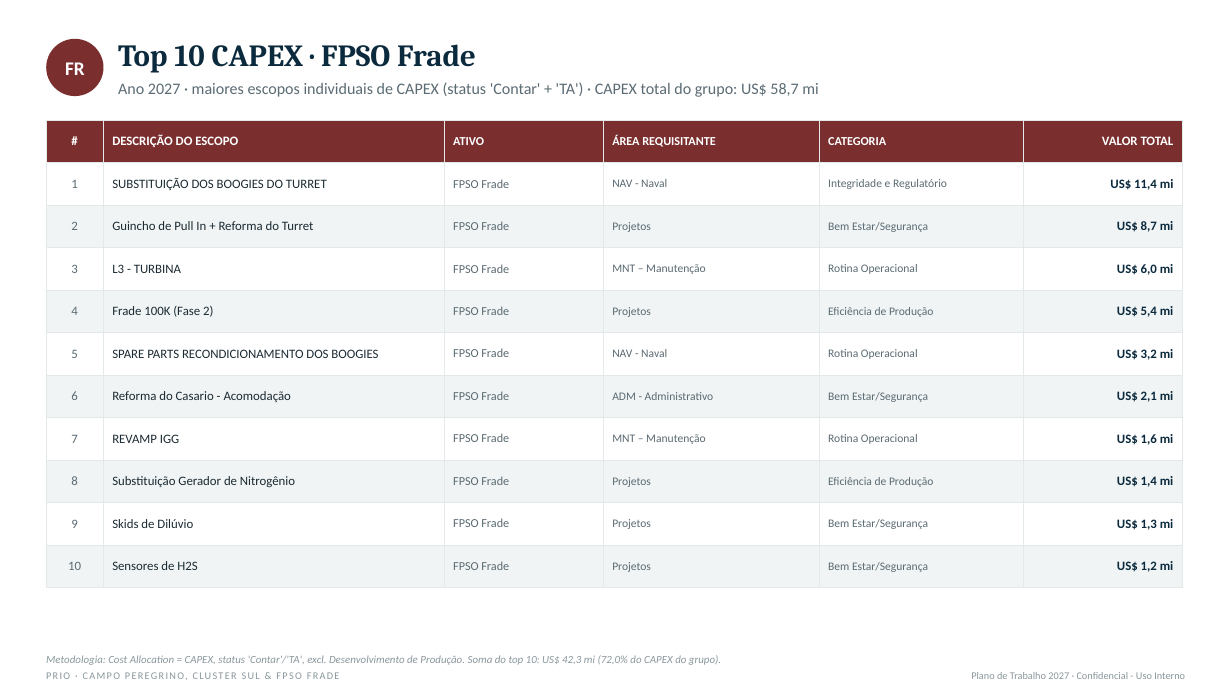
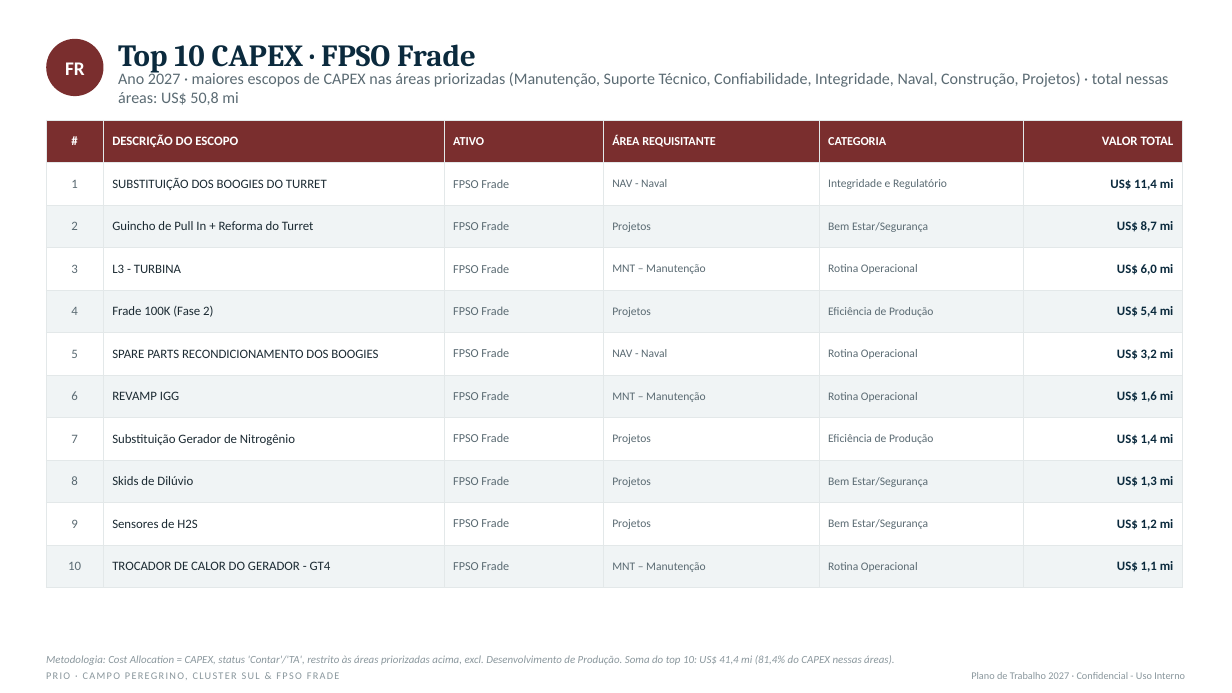
Before and after one commit to LucasRibaas/Planejamento, a slide deck: slide 3 of PRIO_Top_CAPEX_OPEX_Despriorizados_2027.pptx. Drawn at 1232x693 pixels with LibreOffice and Linux fonts; fonts in the diff are those of the drawing. Boxes give left, top, right and bottom in pixels: in the first picture for what was removed or moved away, otherwise in the second. Text is boxed around its words. In the diff, an @@ line names an element or a change of style, - is before the commit and + after.

```diff
--- a/PRIO_Top_CAPEX_OPEX_Despriorizados_2027.pptx
+++ b/PRIO_Top_CAPEX_OPEX_Despriorizados_2027.pptx
@@ text at bbox=[118, 71, 1169, 105]: text changed @@
-Ano 2027 · maiores escopos individuais de CAPEX (status 'Contar' + 'TA') · CAPEX total do grupo: US$ 58,7 mi
+Ano 2027 · maiores escopos de CAPEX nas áreas priorizadas (Manutenção, Suporte Técnico, Confiabilidade, Integridade, Naval, Construção, Projetos) · total nessas áreas: US$ 50,8 mi
@@ table at bbox=[46, 120, 1182, 576] @@
-row 7: 6 | Reforma do Casario - Acomodação | FPSO Frade | ADM - Administrativo | Bem Estar/Segurança | US$ 2,1 mi
+row 7: 6 | REVAMP IGG | FPSO Frade | MNT – Manutenção | Rotina Operacional | US$ 1,6 mi
-row 8: 7 | REVAMP IGG | FPSO Frade | MNT – Manutenção | Rotina Operacional | US$ 1,6 mi
+row 8: 7 | Substituição Gerador de Nitrogênio | FPSO Frade | Projetos | Eficiência de Produção | US$ 1,4 mi
-row 9: 8 | Substituição Gerador de Nitrogênio | FPSO Frade | Projetos | Eficiência de Produção | US$ 1,4 mi
+row 9: 8 | Skids de Dilúvio | FPSO Frade | Projetos | Bem Estar/Segurança | US$ 1,3 mi
-row 10, column 2: Skids de Dilúvio
+row 10, column 2: Sensores de H2S
-row 10, column 6: US$ 1,3 mi
+row 10, column 6: US$ 1,2 mi
-row 11: 10 | Sensores de H2S | FPSO Frade | Projetos | Bem Estar/Segurança | US$ 1,2 mi
+row 11: 10 | TROCADOR DE CALOR DO GERADOR - GT4 | FPSO Frade | MNT – Manutenção | Rotina Operacional | US$ 1,1 mi
@@ text at bbox=[46, 655, 895, 665]: text changed @@
-Metodologia: Cost Allocation = CAPEX, status 'Contar'/'TA', excl. Desenvolvimento de Produção. Soma do top 10: US$ 42,3 mi (72,0% do CAPEX do grupo).
+Metodologia: Cost Allocation = CAPEX, status 'Contar'/'TA', restrito às áreas priorizadas acima, excl. Desenvolvimento de Produção. Soma do top 10: US$ 41,4 mi (81,4% do CAPEX nessas áreas).
```
Also in this commit, not shown: 2 other slides changed.
